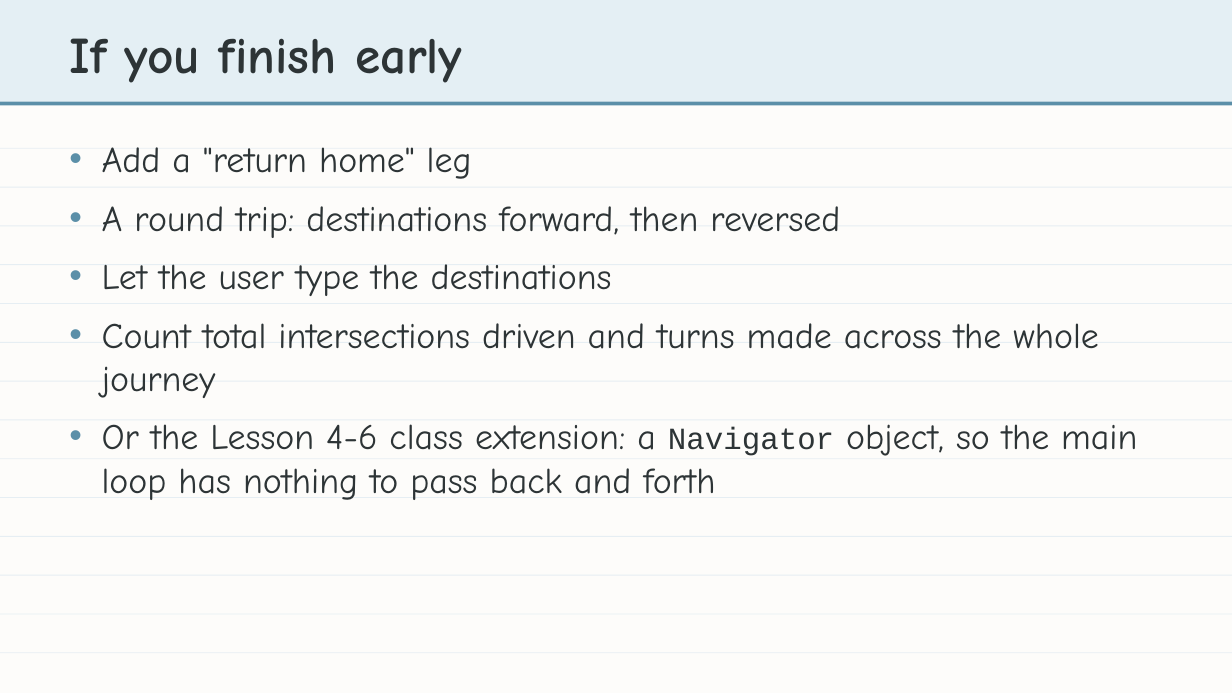
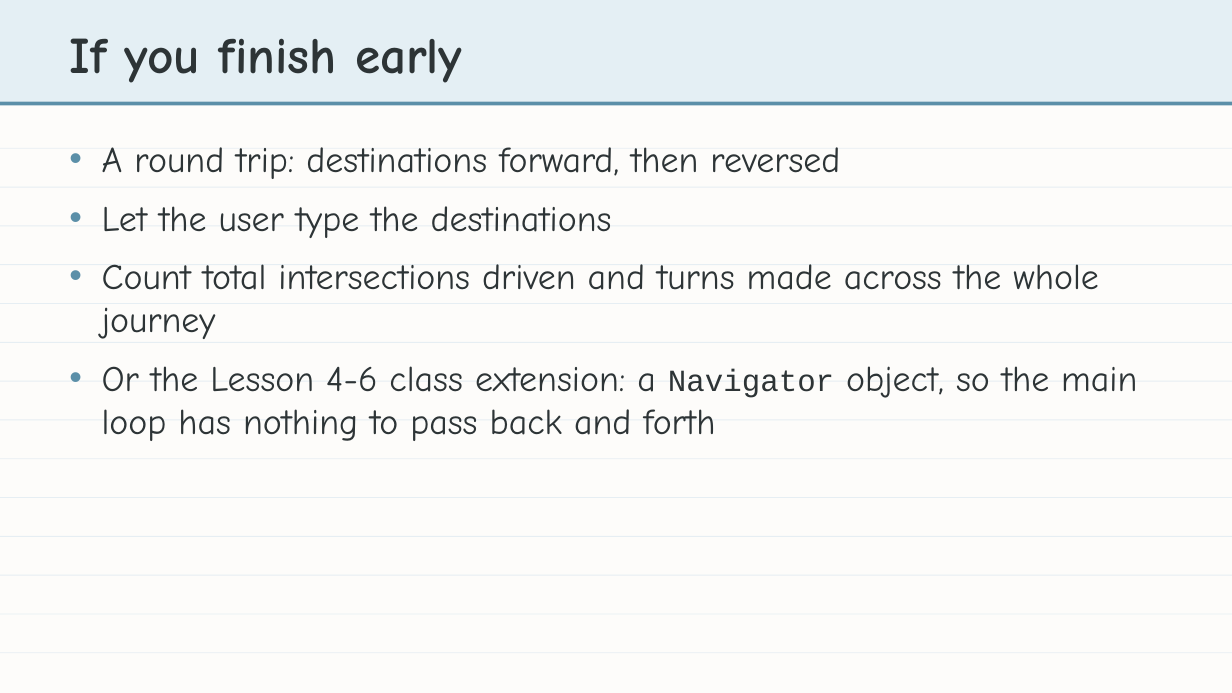
Before and after one commit to bradamiller/LearningPython, a slide deck: slide 15 of static/slides/module-04-manhattan/module-4-lesson-07-final-project.pptx (slide 21 before the commit). Drawn at 1232x693 pixels with LibreOffice and Linux fonts; fonts in the diff are those of the drawing. Boxes give left, top, right and bottom in pixels: in the first picture for what was removed or moved away, otherwise in the second. Text is boxed around its words. In the diff, an @@ line names an element or a change of style, - is before the commit and + after.

```diff
--- a/static/slides/module-04-manhattan/module-4-lesson-07-final-project.pptx
+++ b/static/slides/module-04-manhattan/module-4-lesson-07-final-project.pptx
@@ text at (102,147,472,179): paragraph removed @@
-• Add a "return home" leg
```
Also in this commit, not shown: 4 other slides changed, 8 slides removed, 2 other files.
